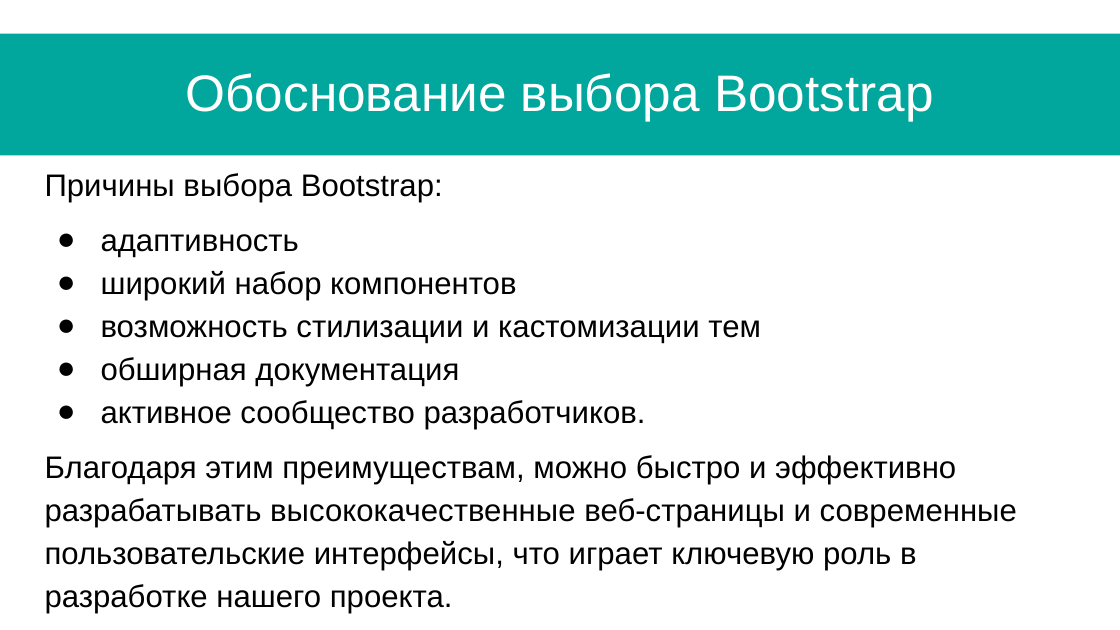
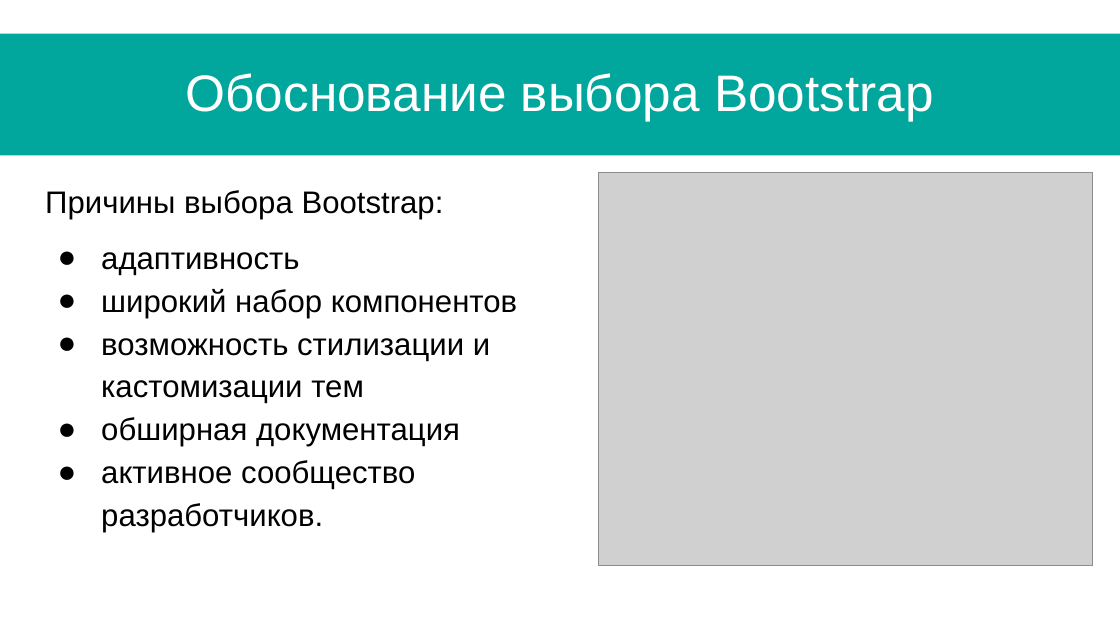
Before and after one commit to Le0ks/TCSE, a slide deck: slide 17 of Docs/СИСТЕМА ДЛЯ ПРОВЕДЕНИЯ УЧЕБНЫХ МЕРОПРИЯТИЙ И РАБОТ.pptx (slide 20 before the commit). Drawn at 1120x630 pixels with LibreOffice and Linux fonts; fonts in the diff are those of the drawing; grey boxes stand for pictures. Boxes give left, top, right and bottom in pixels: in the first picture for what was removed or moved away, otherwise in the second. Text is boxed around its words. In the diff, an @@ line names an element or a change of style, - is before the commit and + after.

```diff
--- a/Docs/СИСТЕМА ДЛЯ ПРОВЕДЕНИЯ УЧЕБНЫХ МЕРОПРИЯТИЙ И РАБОТ.pptx
+++ b/Docs/СИСТЕМА ДЛЯ ПРОВЕДЕНИЯ УЧЕБНЫХ МЕРОПРИЯТИЙ И РАБОТ.pptx
@@ text "Причины выбора Bootstrap:" moved from (x1=45, y1=173, x2=1017, y2=613) to (x1=45, y1=190, x2=517, y2=533) @@
@@ picture added at (x1=598, y1=172, x2=1092, y2=567) @@
@@ text at (x1=45, y1=455, x2=1017, y2=613): paragraph removed @@
-Благодаря этим преимуществам, можно быстро и эффективно разрабатывать высококачественные веб-страницы и современные пользовательские интерфейсы, что играет ключевую роль в разработке нашего проекта.
```
Also in this commit, not shown: 7 other slides changed, 2 slides added, 3 slides removed, 11 other files.
